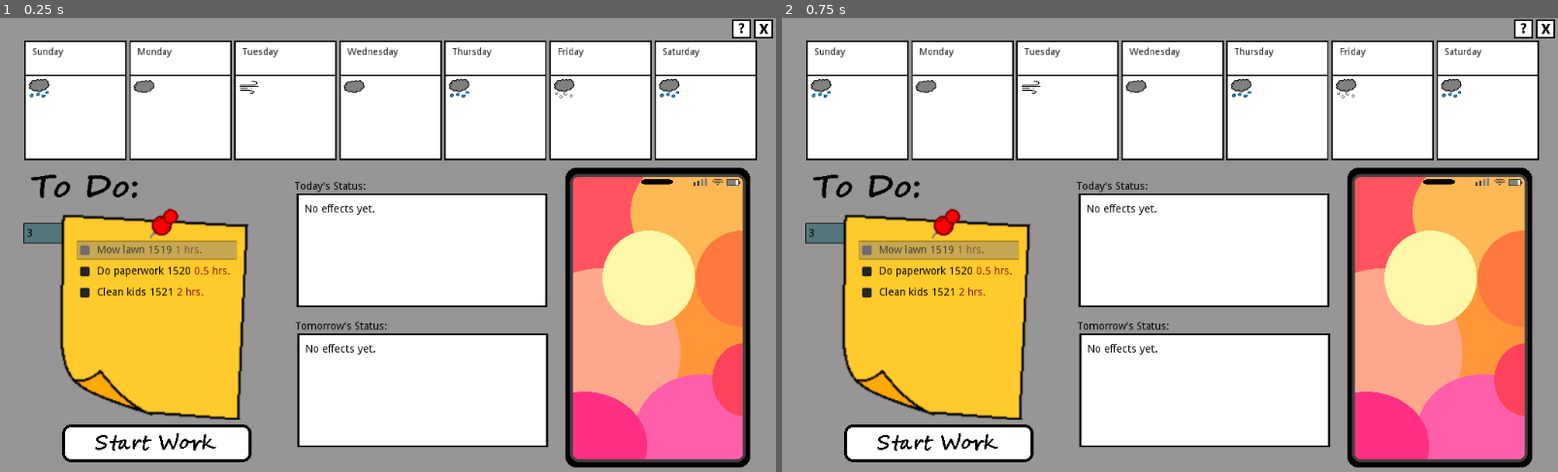
Above: before the commit, frames 1-2 (left to right).
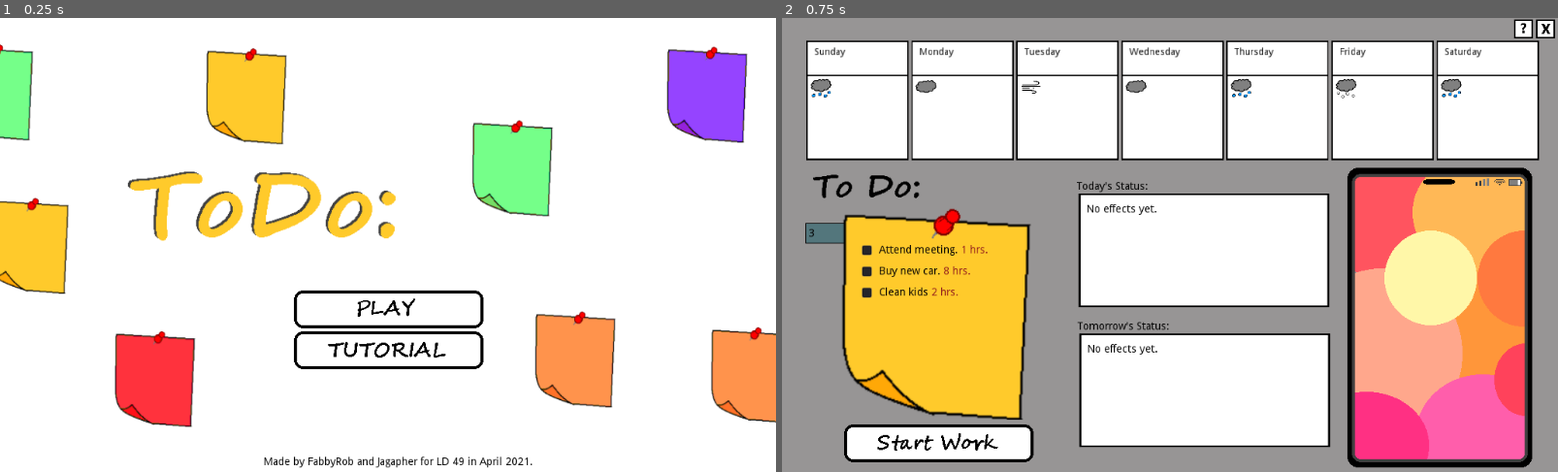
Above: after the commit, the same moments.

Repository: williarj/LD49
Game: Godot game, scene res://scenes/splash.tscn
Same seed, same stepped clock (60 frames per second), same inputs: the game is played once before the commit and once after it. Before the commit the project starts from res://scenes/MainScene.tscn.
Inputs (mouse positions are in pixels of both pictures, inside the frame that each line leads up to):
- Up to frame 1 (0.25 s): no input
- Up to frame 2 (0.75 s): click (1177, 308) at 0.52 s

The runs differ from the first frame. In frame 1, 68% of the frame differs, in the area x 0-100%, y 0-100%; in frame 2, 1.1%.

Commit message:
first working version

Diff:
--- a/project/data/event_data.json
+++ b/project/data/event_data.json
@@ -1,7 +1,14 @@
 [
 	{
-		"description":"Some Crazy Shit",
-		"notifications":["Tornado", "This is the end times", "No more tomatoes"],
+		"description":"Tormato",
+		"notifications":[
+						"Scientists say tomatoes are growing a lot this year.",
+						"Strange weather patterns seen nearby.",
+						"Apples seen raining in Nevada.",
+						"More plant and weather interactions expected in the future.",
+						"Large tornado seen forming near tomato farms.",
+						"High velocity tomatos known to be deadly, say police."
+						],
 		"event_task_probability":0.3,
 		"tasks": [
 			{
@@ -10,7 +17,7 @@
 				"hours_required": 1.0,
 				"tags_applied":{},
 				"tags_incompatible":[],
-				"tags_that_prevent": [],
+				"tags_that_prevent": ["broke"],
 				"tags_required":[],
 				"tags_prereq":[],
 				"tags_consumed": [],
@@ -27,12 +34,300 @@
 				},
 				"tags_incompatible":["tired"],
 				"tags_that_prevent": [],
-				"tags_required":["windy"],
+				"tags_required":["wind", "windows_boarded", "tomato_knowledge"],
+				"tags_prereq":["windows_boarded", "tomato_knowledge"],
+				"tags_consumed": [],
+				"weight":2
+			},
+
+			{
+				"short_description":"Investigate tomato farms.",
+				"long_description":"Lots of weird news about tomatos recently.",
+				"hours_required": 6.0,
+				"tags_applied": {
+					"tomato_knowledge": -1
+				},
+				"tags_incompatible":["tired"],
+				"tags_that_prevent": ["tomato_knowledge"],
+				"tags_required":[],
 				"tags_prereq":[],
 				"tags_consumed": [],
 				"weight":2
 			}
 		],
 		"game_enders": ["withstood_the_wind"]
+	},
+
+	{
+		"description":"Zombies",
+		"notifications":[
+						"Wizards seen prowling around grave yards again.",
+						"Sales of spooky black robes on the rise.",
+						"All the bones missing from KFC.",
+						"Pentagrams appear at all handicapped parking spots.",
+						"Mortician: All the bodies are gone!",
+						"Zombies seen fighting pea plants at park.",
+						"Local morgues close: bodies wont stay embalmed"
+						],
+		"event_task_probability":0.3,
+		"tasks": [
+			{
+				"short_description":"Stock up on meds",
+				"long_description":"Need some supplies, just in case.",
+				"hours_required": 2.0,
+				"tags_applied":{
+					"meds": -1},
+				"tags_incompatible":[],
+				"tags_that_prevent": [],
+				"tags_required":[],
+				"tags_prereq":[],
+				"tags_consumed": [],
+				"weight":1
+			},
+
+			{
+				"short_description":"Buy guns.",
+				"long_description":"America was right.",
+				"hours_required": 6.0,
+				"tags_applied": {
+					"guns": -1,
+					"broke": 10
+				},
+				"tags_incompatible":["broke"],
+				"tags_that_prevent": [],
+				"tags_required":[],
+				"tags_prereq":[],
+				"tags_consumed": [],
+				"weight":1
+			},
+
+			{
+				"short_description":"Barricade lawn.",
+				"long_description":"Need to protect the garden.",
+				"hours_required": 8.0,
+				"tags_applied": {
+					"lawn_barricade": -1,
+					"tired": 1
+				},
+				"tags_incompatible":[],
+				"tags_that_prevent": [],
+				"tags_required":["has_wood"],
+				"tags_prereq":[],
+				"tags_consumed": ["has_wood"],
+				"weight":2
+			},
+
+			{
+				"short_description":"Search for survivors.",
+				"long_description":"Others need help, we're ready to do so.",
+				"hours_required": 6.0,
+				"tags_applied": {
+					"survivor": -1
+				},
+				"tags_incompatible":["tired"],
+				"tags_that_prevent": [],
+				"tags_required":["lawn_barricade", "meds", "guns"],
+				"tags_prereq":[],
+				"tags_consumed": ["meds"],
+				"weight":2
+			},
+
+			{
+				"short_description":"Search for survivors.",
+				"long_description":"Others need help, we're ready to do so.",
+				"hours_required": 6.0,
+				"tags_applied": {
+					"_dead": -1,
+					"survivor": 2
+				},
+				"tags_incompatible":[],
+				"tags_that_prevent": [],
+				"tags_required":["lawn_barricade", "meds"],
+				"tags_prereq":[],
+				"tags_consumed": [],
+				"weight":2
+			},
+
+			{
+				"short_description":"Fight off the Zeds.",
+				"long_description":"They're at the barricade!",
+				"hours_required": 4.0,
+				"tags_applied": {
+					"tired": 1
+				},
+				"tags_incompatible":[],
+				"tags_that_prevent": [],
+				"tags_required":["lawn_barricade"],
+				"tags_prereq":[],
+				"tags_consumed": ["lawn_barricade"],
+				"weight":2
+			},
+
+			{
+				"short_description":"Fight off the Zeds.",
+				"long_description":"They're at the barricade!",
+				"hours_required": 4.0,
+				"tags_applied": {
+					"tired": 1
+				},
+				"tags_incompatible":[],
+				"tags_that_prevent": [],
+				"tags_required":["lawn_barricade"],
+				"tags_prereq":["peas"],
+				"tags_consumed": [],
+				"weight":2
+			},
+
+			{
+				"short_description":"Plant peas.",
+				"long_description":"A delightful plant.",
+				"hours_required": 2.0,
+				"tags_applied": {
+					"peas": -1
+				},
+				"tags_incompatible":[],
+				"tags_that_prevent": [],
+				"tags_required":[],
+				"tags_prereq":[],
+				"tags_consumed": [],
+				"weight":2
+			},
+
+			{
+				"short_description":"Buy robes.",
+				"long_description":"The new fashion trend.",
+				"hours_required": 0.5,
+				"tags_applied": {
+					"robes": -1
+				},
+				"tags_incompatible":["broke"],
+				"tags_that_prevent": [],
+				"tags_required":[],
+				"tags_prereq":[],
+				"tags_consumed": [],
+				"weight":2
+			},
+
+			{
+				"short_description":"Buy wizard hat.",
+				"long_description":"I want to fit in.",
+				"hours_required": 0.5,
+				"tags_applied": {
+					"wizard_hat": -1
+				},
+				"tags_incompatible":["broke"],
+				"tags_that_prevent": [],
+				"tags_required":[],
+				"tags_prereq":[],
+				"tags_consumed": [],
+				"weight":2
+			},
+
+			{
+				"short_description":"Learn magic.",
+				"long_description":"I'm pro-fireball.",
+				"hours_required": 12.0,
+				"tags_applied": {
+					"magic": -1
+				},
+				"tags_incompatible":["tired","guns"],
+				"tags_that_prevent": [],
+				"tags_required":[],
+				"tags_prereq":["robes", "wizard_hat"],
+				"tags_consumed": [],
+				"weight":2
+			},
+
+			{
+				"short_description":"Dabble in necromancy.",
+				"long_description":"Dead things can be friends too.",
+				"hours_required": 2.0,
+				"tags_applied": {
+					"necromancy": -1
+				},
+				"tags_incompatible":["tired"],
+				"tags_that_prevent": [],
+				"tags_required":[],
+				"tags_prereq":["magic"],
+				"tags_consumed": ["magic"],
+				"weight":2
+			},
+
+			{
+				"short_description":"Take the wizarding exam.",
+				"long_description":"I'm ready for it.",
+				"hours_required": 3.0,
+				"tags_applied": {
+					"is_wizard": -1
+				},
+				"tags_incompatible":["guns"],
+				"tags_that_prevent": [],
+				"tags_required":[],
+				"tags_prereq":["magic"],
+				"tags_consumed": [],
+				"weight":2
+			},
+
+			{
+				"short_description":"Take the wizarding exam.",
+				"long_description":"I'm ready for it.",
+				"hours_required": 3.0,
+				"tags_applied": {
+					"_is_zombie": -1
+				},
+				"tags_incompatible":["guns"],
+				"tags_that_prevent": [],
+				"tags_required":[],
+				"tags_prereq":["necromancy"],
+				"tags_consumed": [],
+				"weight":1
+			},
+
+			{
+				"short_description":"Cure zombies.",
+				"long_description":"Science will win the day!",
+				"hours_required": 6.0,
+				"tags_applied": {
+					"safe_house": -1
+				},
+				"tags_incompatible":["tired"],
+				"tags_that_prevent": [],
+				"tags_required":[],
+				"tags_prereq":["survivor","meds"],
+				"tags_consumed": [],
+				"weight":2
+			},
+
+			{
+				"short_description":"Control the dead.",
+				"long_description":"Magic was always the answer.",
+				"hours_required": 6.0,
+				"tags_applied": {
+					"cure_zombie": -1
+				},
+				"tags_incompatible":["tired"],
+				"tags_that_prevent": [],
+				"tags_required":["necromancy"],
+				"tags_prereq":["necromancy"],
+				"tags_consumed": [],
+				"weight":2
+			},
+
+			{
+				"short_description":"Cure zombies.",
+				"long_description":"Magic was always the answer.",
+				"hours_required": 6.0,
+				"tags_applied": {
+					"cure_zombie": -1
+				},
+				"tags_incompatible":["tired"],
+				"tags_that_prevent": [],
+				"tags_required":["magic"],
+				"tags_prereq":["is_wizard"],
+				"tags_consumed": [],
+				"weight":2
+			}
+		],
+		"game_enders": ["is_wizard", "safe_house", "_is_zombie","cure_zombie"]
 	}
 ]
--- a/project/data/task_data.json
+++ b/project/data/task_data.json
@@ -99,5 +99,180 @@
 		"tags_prereq":["has_wood"],
 		"tags_consumed": ["has_wood"],
 		"weight":1
+	},
+	{
+		"short_description":"Do homework",
+		"long_description":"Why do I still have homework?",
+		"hours_required": 2,
+		"tags_applied": {
+			"bored": 1,
+			"knowledgable":1
+		},
+		"tags_incompatible":[],
+		"tags_that_prevent": ["bored"],
+		"tags_required":[],
+		"tags_prereq":[],
+		"tags_consumed": [],
+		"weight":1
+	},
+	{
+		"short_description":"Fix car",
+		"long_description":"This car breaks down too much.",
+		"hours_required": 2,
+		"tags_applied": {
+			"broke": 3,
+			"mobile": 3
+		},
+		"tags_incompatible":[],
+		"tags_that_prevent": ["new_car"],
+		"tags_required":[],
+		"tags_prereq":[],
+		"tags_consumed": [],
+		"weight":1
+	},
+	{
+		"short_description":"Buy new car.",
+		"long_description":"I need an upgrade.",
+		"hours_required": 8,
+		"tags_applied": {
+			"broke": 7,
+			"mobile": 3,
+			"new_car": -1
+		},
+		"tags_incompatible":[],
+		"tags_that_prevent": ["new_car"],
+		"tags_required":[],
+		"tags_prereq":[],
+		"tags_consumed": [],
+		"weight":1
+	},
+	{
+		"short_description":"Go drag racing.",
+		"long_description":"Lets take this baby for a spin!",
+		"hours_required": 2,
+		"tags_applied": {
+			"injured": 2
+		},
+		"tags_incompatible":[],
+		"tags_that_prevent": ["drunk"],
+		"tags_required":["new_car"],
+		"tags_prereq":["new_car"],
+		"tags_consumed": ["new_car"],
+		"weight":1
+	},
+	{
+		"short_description":"Make cookies.",
+		"long_description":"What would Mary Berry do?",
+		"hours_required": 2,
+		"tags_applied": {
+			"cookies": 1
+		},
+		"tags_incompatible":[],
+		"tags_that_prevent": [],
+		"tags_required":[],
+		"tags_prereq":["food"],
+		"tags_consumed": [],
+		"weight":1
+	},
+	{
+		"short_description":"Do taxes.",
+		"long_description":"Why is this so confusing?",
+		"hours_required": 8,
+		"tags_applied": {
+			"paid_taxes": -1
+		},
+		"tags_incompatible":[],
+		"tags_that_prevent": [],
+		"tags_required":["food"],
+		"tags_prereq":[],
+		"tags_consumed": [],
+		"weight":1
+	},
+	{
+		"short_description":"Buy groceries.",
+		"long_description":"I need food.",
+		"hours_required": 1,
+		"tags_applied": {
+			"food": 3
+		},
+		"tags_incompatible":[],
+		"tags_that_prevent": ["broke"],
+		"tags_required":[],
+		"tags_prereq":[],
+		"tags_consumed": [],
+		"weight":1
+	},
+	{
+		"short_description":"Have a beer.",
+		"long_description":"Time to relax.",
+		"hours_required": 2,
+		"tags_applied": {
+			"drunk": 1
+		},
+		"tags_incompatible":[],
+		"tags_that_prevent": ["broke"],
+		"tags_required":[],
+		"tags_prereq":[],
+		"tags_consumed": ["tired"],
+		"weight":1
+	},
+	{
+		"short_description":"Work out.",
+		"long_description":"Lets get swole.",
+		"hours_required": 1,
+		"tags_applied": {
+			"tired": 1,
+			"swole": 1
+		},
+		"tags_incompatible":[],
+		"tags_that_prevent": ["tired"],
+		"tags_required":[],
+		"tags_prereq":[],
+		"tags_consumed": [],
+		"weight":1
+	},
+	{
+		"short_description":"Attend meeting.",
+		"long_description":"Why do these keep hapening?",
+		"hours_required": 1,
+		"tags_applied": {
+			"tired": 1,
+			"bored": 1,
+			"grumpy": 1
+		},
+		"tags_incompatible":[],
+		"tags_that_prevent": [],
+		"tags_required":[],
+		"tags_prereq":[],
+		"tags_consumed": [],
+		"weight":4
+	},
+	{
+		"short_description":"Eat bacon.",
+		"long_description":"So tasty.",
+		"hours_required": 1,
+		"tags_applied": {
+			"bacon": 5
+		},
+		"tags_incompatible":[],
+		"tags_that_prevent": [],
+		"tags_required":["food"],
+		"tags_prereq":[],
+		"tags_consumed": [],
+		"weight":1
+	},
+	{
+		"short_description":"Eat burger.",
+		"long_description":"So good.",
+		"hours_required": 1,
+		"tags_applied": {
+			"_dead": -1
+		},
+		"tags_incompatible":[],
+		"tags_that_prevent": [],
+		"tags_required":["food"],
+		"tags_prereq":["bacon"],
+		"tags_consumed": [],
+		"weight":1
 	}
 ]
--- a/project/project.godot
+++ b/project/project.godot
@@ -63,7 +63,7 @@
 [application]
 
 config/name="ld49"
-run/main_scene="res://scenes/MainScene.tscn"
+run/main_scene="res://scenes/splash.tscn"
 config/icon="res://icon.png"
 
 [physics]
--- a/project/scenes/MainScene.tscn
+++ b/project/scenes/MainScene.tscn
@@ -20,6 +20,9 @@
 [ext_resource path="res://assets/art/close_button_pressed.png" type="Texture" id=18]
 [ext_resource path="res://assets/art/help_button_pressed.png" type="Texture" id=19]
 [ext_resource path="res://scenes/tutorial.tscn" type="PackedScene" id=20]
+[ext_resource path="res://scripts/EndGame.gd" type="Script" id=21]
+[ext_resource path="res://assets/art/main_menu_pressed.png" type="Texture" id=22]
+[ext_resource path="res://assets/art/main_menu.png" type="Texture" id=23]
 
 [node name="Main Scene" type="Node2D"]
 
@@ -321,10 +324,54 @@
 [node name="Tutorial" parent="GUICanvas" instance=ExtResource( 20 )]
 visible = false
 
+[node name="EndGame" type="Node2D" parent="GUICanvas"]
+visible = false
+script = ExtResource( 21 )
+
+[node name="Sprite" type="Sprite" parent="GUICanvas/EndGame"]
+position = Vector2( 203.422, 421.396 )
+scale = Vector2( 0.963325, 1.5616 )
+texture = ExtResource( 11 )
+
+[node name="TextureButton" type="TextureButton" parent="GUICanvas/EndGame"]
+margin_left = 76.6174
+margin_top = 523.255
+margin_right = 326.617
+margin_bottom = 573.255
+texture_normal = ExtResource( 23 )
+texture_pressed = ExtResource( 22 )
+__meta__ = {
+"_edit_use_anchors_": false
+}
+
+[node name="Description" type="Label" parent="GUICanvas/EndGame"]
+margin_left = 68.7818
+margin_top = 325.121
+margin_right = 340.782
+margin_bottom = 505.121
+custom_colors/font_color = Color( 0, 0, 0, 1 )
+text = "THIS IS THE END THIS IS THE END THIS IS THE END THIS IS THE END THIS IS THE END THIS IS THE END THIS IS THE END THIS IS THE END THIS IS THE END THIS IS THE END THIS IS THE END THIS IS THE END THIS IS THE END THIS IS THE END THIS IS THE END THIS IS THE END THIS IS THE END THIS IS THE END THIS IS THE END THIS IS THE END THIS IS THE END THIS IS THE END THIS IS THE END THIS IS THE END THIS IS THE END"
+autowrap = true
+__meta__ = {
+"_edit_use_anchors_": false
+}
+
+[node name="Title" type="Label" parent="GUICanvas/EndGame"]
+margin_left = 159.768
+margin_top = 278.555
+margin_right = 235.768
+margin_bottom = 293.555
+custom_colors/font_color = Color( 0, 0, 0, 1 )
+text = "GAME OVER"
+__meta__ = {
+"_edit_use_anchors_": false
+}
+
 [node name="DirectorNode" type="Node" parent="."]
 script = ExtResource( 6 )
 
 [connection signal="pressed" from="GUICanvas/WindowControls/HelpButton" to="GUICanvas/Tutorial" method="_on_TutorialButton_pressed"]
+[connection signal="pressed" from="GUICanvas/WindowControls/ExitButton" to="DirectorNode" method="_on_ExitButton_pressed"]
 [connection signal="pressed" from="GUICanvas/StartWorkButton" to="DirectorNode" method="_on_StartWorkButton_pressed"]
 [connection signal="task_toggled" from="GUICanvas/Container/VBoxContainer" to="DirectorNode" method="_on_VBoxContainer_task_toggled"]
 [connection signal="task_selected" from="GUICanvas/Container/VBoxContainer/TaskBox" to="GUICanvas/Container/VBoxContainer" method="_on_TaskBox_task_selected"]
@@ -332,7 +379,9 @@
 [connection signal="task_selected" from="GUICanvas/Container/VBoxContainer/TaskBox3" to="GUICanvas/Container/VBoxContainer" method="_on_TaskBox_task_selected"]
 [connection signal="task_selected" from="GUICanvas/Container/VBoxContainer/TaskBox4" to="GUICanvas/Container/VBoxContainer" method="_on_TaskBox_task_selected"]
 [connection signal="task_selected" from="GUICanvas/Container/VBoxContainer/TaskBox5" to="GUICanvas/Container/VBoxContainer" method="_on_TaskBox_task_selected"]
+[connection signal="pressed" from="GUICanvas/EndGame/TextureButton" to="GUICanvas/EndGame" method="_on_TextureButton_pressed"]
 [connection signal="add_tags_today" from="DirectorNode" to="GUICanvas/TagsNode/today" method="add_tags"]
+[connection signal="game_ended" from="DirectorNode" to="GUICanvas/EndGame" method="_on_DirectorNode_game_ended"]
 [connection signal="progress_day" from="DirectorNode" to="GUICanvas/CalendarContainer" method="_on_DirectorNode_progress_day"]
 [connection signal="push_notification" from="DirectorNode" to="GUICanvas/Phone/VBoxContainer" method="push_notification"]
 [connection signal="update_task_list" from="DirectorNode" to="GUICanvas/Container/VBoxContainer" method="_on_DirectorNode_update_task_list"]
--- a/project/scenes/splash.tscn
+++ b/project/scenes/splash.tscn
@@ -6,8 +6,10 @@
 [ext_resource path="res://assets/art/title.png" type="Texture" id=4]
 [ext_resource path="res://assets/art/tutorial_button_pressed.png" type="Texture" id=5]
 [ext_resource path="res://scenes/tutorial.tscn" type="PackedScene" id=6]
+[ext_resource path="res://scripts/splash.gd" type="Script" id=7]
 
 [node name="Node2D" type="Node2D"]
+script = ExtResource( 7 )
 
 [node name="Camera2D" type="Camera2D" parent="."]
 
@@ -48,4 +50,16 @@
 scale = Vector2( 1.02341, 1.03524 )
 texture = ExtResource( 4 )
 
+[node name="credits" type="Label" parent="."]
+margin_left = 347.738
+margin_top = 579.564
+margin_right = 702.738
+margin_bottom = 593.564
+custom_colors/font_color = Color( 0, 0, 0, 1 )
+text = "Made by FabbyRob and Jagapher for LD 49 in April 2021."
+__meta__ = {
+"_edit_use_anchors_": false
+}
+
+[connection signal="pressed" from="CanvasLayer/VBoxContainer/PlayButton" to="." method="_on_PlayButton_pressed"]
 [connection signal="pressed" from="CanvasLayer/VBoxContainer/TutorialButton" to="CanvasLayer/Tutorial" method="_on_TutorialButton_pressed"]
--- a/project/scripts/CalendarDayScene.gd
+++ b/project/scripts/CalendarDayScene.gd
@@ -26,8 +26,10 @@
 			$WeatherSprite.texture = load("res://assets/art/weather/wind.png")
 		Globals.WeatherEnum.SNOW:
 			$WeatherSprite.texture = load("res://assets/art/weather/snow.png")
+		Globals.WeatherEnum.SUN:
+			$WeatherSprite.texture = load("res://assets/art/weather/sun.png")
 		_:
-			$WeatherSprite.texture = load("res://assets/art/weather/partly_cloudy.png")
+			$WeatherSprite.texture = load("res://assets/art/weather/sun.png")
 
 
 func set_memo(text : String):
--- a/project/scripts/ControllerNode.gd
+++ b/project/scripts/ControllerNode.gd
@@ -5,7 +5,7 @@
 signal update_task_list(visible_tasks, total_task_count)
 signal push_notification(text)
 signal add_tags_today(tags)
-signal game_ended(game_ender)
+signal game_ended(game_ender, task_count)
 
 # Declare member variables here. Examples:
 # var a = 2
@@ -112,23 +112,18 @@
 func get_tags_for_today():
 	var todays_tags = (Days[TodayIndex] as Day).get_tags()
 	todays_tags += permanent_tags
+	todays_tags += [Globals.weather_enum_to_tag(Days[TodayIndex].weather)]
 	return todays_tags
 
 func sample_approx_poisson():
 	#assumes lambda = 2, capped at 5
-	var rand = randf()
-	if rand < 0.135:
-		return 0
-	elif rand < 0.405:
-		return 1
-	elif rand < 0.65:
-		return 2
-	elif rand < 0.855:
-		return 3
-	elif rand < 0.945:
-		return 4
-	else:
-		return 5
+	var num = 0
+	for i in range(5):
+		if randf() < 0.5:
+			num += 1
+		else:
+			break
+	return num
 
 func load_tasks():
 	var file = File.new()
@@ -214,13 +209,15 @@
 			else:
 				for i in range(tags_to_apply[tag]):
 					get_future_day(i).add_tag(tag)
-
+		# mark tasks as complete
+		task.is_done = true
+
+	for task in assigned_tasks:
+		task = task as Todo
 		for tag in task.tags_consumed:
 			permanent_tags.erase(tag)
 			get_future_day(0).remove_tag(tag)
 
-		# mark tasks as complete
-		task.is_done = true
 
 	tags_from_yesterday = get_tags_for_today()
 	emit_signal("add_tags_today", tags_from_yesterday)
@@ -261,10 +258,10 @@
 		for game_ender in current_event.game_enders:
 			if game_ender in todays_tags:
 				print("game ended: " + str(game_ender))
-				emit_signal("game_ended", game_ender)
-	if "dead" in todays_tags:
+				emit_signal("game_ended", game_ender, Tasks.size())
+	if "dead" in todays_tags or "_dead" in todays_tags:
 		print("game ended: dead")
-		emit_signal("game_ended", "dead")
+		emit_signal("game_ended", "dead", Tasks.size())
 
 func get_week_start():
 	return int(floor(TodayIndex / 7)*7)
@@ -275,7 +272,7 @@
 
 	#check if each task is possible today
 	for task in visible_tasks:
-		task.can_be_done(tags_from_yesterday+[Globals.weather_enum_to_tag(Days[TodayIndex].weather)])
+		task.can_be_done(get_tags_for_today())
 #		task.is_possible = true
 #		for tag in tags_from_yesterday:
 #			if tag in task.tags_incompatible:
@@ -310,3 +307,7 @@
 
 	emit_signal("update_today", assigned_tasks, TodayIndex % 7, tomorrow_tags)
 	pass # Replace with function body.
+
+
+func _on_ExitButton_pressed():
+	get_tree().change_scene("res://scenes/splash.tscn")
--- /dev/null
+++ b/project/scripts/EndGame.gd
@@ -0,0 +1,9 @@
+extends Node2D
+
+func _on_TextureButton_pressed():
+	get_tree().change_scene("res://scenes/splash.tscn")
+
+
+func _on_DirectorNode_game_ended(game_ender, task_count):
+	visible = true
+	$Description.text = "Your game was ended by %s. You had %d tasks left undone." % [game_ender, task_count]
--- a/project/scripts/NotificationScene.gd
+++ b/project/scripts/NotificationScene.gd
@@ -8,7 +8,7 @@
 
 # Called when the node enters the scene tree for the first time.
 func _ready():
-	$Timer.wait_time = 2.0
+	$Timer.wait_time = 3.0
 	pass # Replace with function body.
 
 
--- a/project/scripts/Phone.gd
+++ b/project/scripts/Phone.gd
@@ -12,8 +12,12 @@
 func push_notification(text):
 	pending_notifications.push_back(text)
 
+var notification_lag = 1
 func _process(delta):
-	if get_children().size() < max_notifications and pending_notifications.size() > 0:
-		var new_notification = notification_scene.instance()
-		add_child(new_notification)
-		(new_notification as Notification).set_notification(pending_notifications.pop_front())
+	if notification_lag <= 0:
+		if get_children().size() < max_notifications and pending_notifications.size() > 0:
+			var new_notification = notification_scene.instance()
+			add_child(new_notification)
+			(new_notification as Notification).set_notification(pending_notifications.pop_front())
+			notification_lag = 1
+	notification_lag -= delta
--- a/project/scripts/TaskBox.gd
+++ b/project/scripts/TaskBox.gd
@@ -34,7 +34,7 @@
 
 
 func set_from_task(task : Todo):
-	$TaskName.text = task.short_description + " " + str(task.get_instance_id())
+	$TaskName.text = task.short_description# + " " + str(task.get_instance_id())
 	hint_tooltip = task.long_description
 	$TaskTime.text = str(task.hours_required) + " hrs."
 	set_task_complete(task.is_done)
--- a/project/scripts/Todo.gd
+++ b/project/scripts/Todo.gd
@@ -52,16 +52,18 @@
 		if tag in tags_incompatible:
 			current_incompatible_tags.append(tag)
 			is_possible = false
+	for tag in tags_required:
+		if !(tag in tags_in_effect):
+			is_possible = false
+			current_incompatible_tags.append("NEEDED:"+tag)
 
 func pretty_tags():
 	var tag_string = ""
 	if current_incompatible_tags.size() > 0:
-		for index in range(0, current_incompatible_tags.size()-1):
-			var tag = current_incompatible_tags[index]
+		for tag in current_incompatible_tags:
 			if !tag.begins_with("_"):
 				tag_string += tag + ", "
-	tag_string.trim_suffix(", ")
-	return tag_string
+	return tag_string.trim_suffix(", ")
 
 
 func perform_task():
--- /dev/null
+++ b/project/scripts/splash.gd
@@ -0,0 +1,6 @@
+extends Node2D
+
+
+
+func _on_PlayButton_pressed():
+	get_tree().change_scene("res://scenes/MainScene.tscn")
Binary file added: project/assets/art/main_menu.png
Not shown, added: project/assets/art/main_menu.png.import
Binary file added: project/assets/art/main_menu_pressed.png
Not shown, added: project/assets/art/main_menu_pressed.png.import
Binary file added: project/assets/art/weather/sun.png
Not shown, added: project/assets/art/weather/sun.png.import
Not shown: 1 places in project/scenes/MainScene.tscn that only renumber resources
Not shown: 1 places in project/scenes/splash.tscn that only renumber resources
Not shown, added: project/assets/art/main_menu.pdn
Not shown, added: project/assets/art/main_menu_pressed.pdn
Not shown, changed: project/assets/art/weather/weather.pdn
